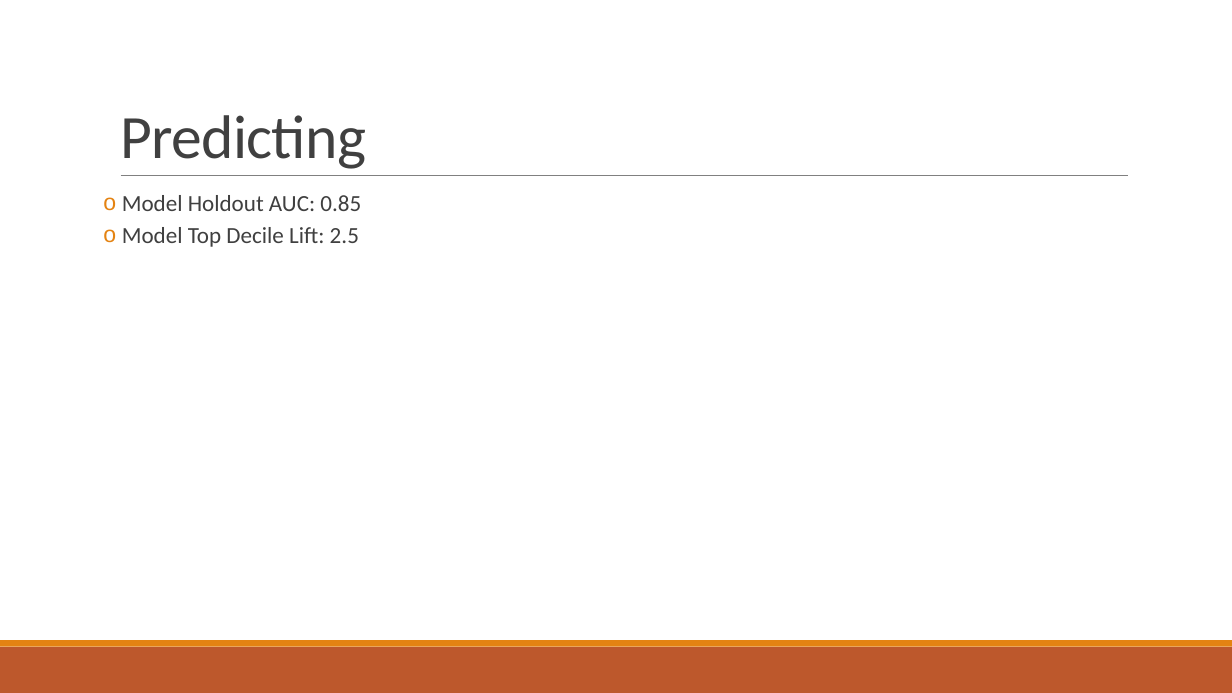
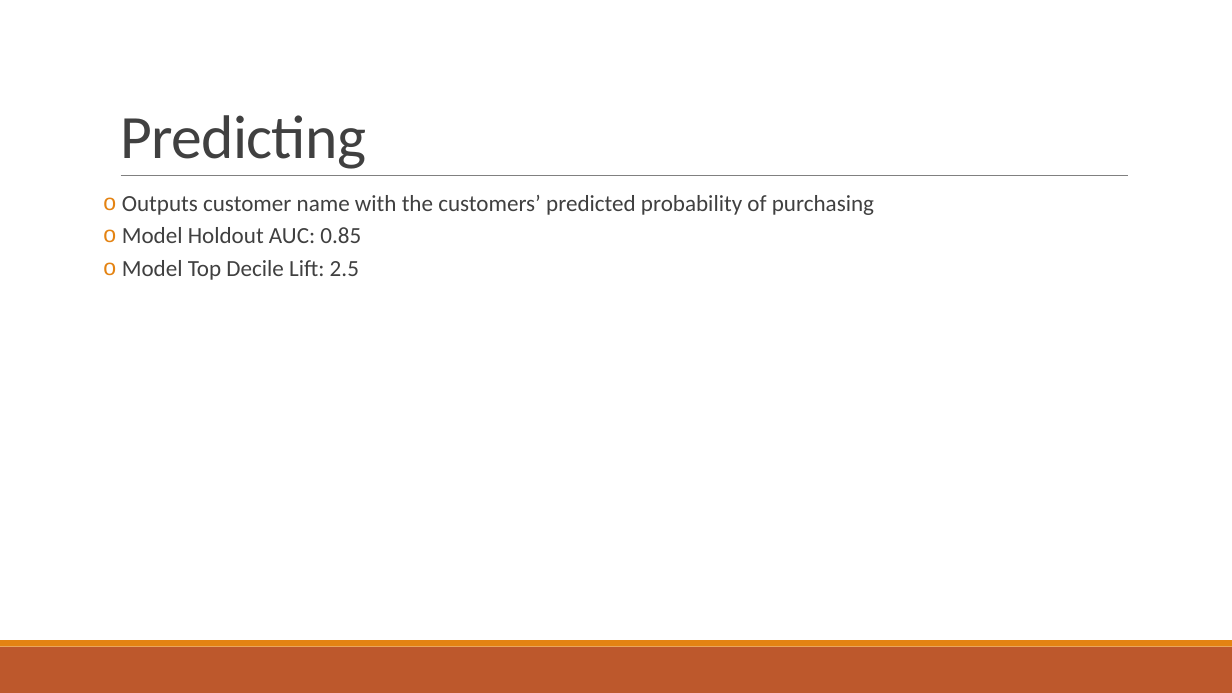
Before and after one commit to bcurtsinger64/BZAN-554-Case-1, a slide deck: slide 6 of Group_9.pptx. Drawn at 1232x693 pixels with LibreOffice and Linux fonts; fonts in the diff are those of the drawing. Boxes give left, top, right and bottom in pixels: in the first picture for what was removed or moved away, otherwise in the second. Text is boxed around its words. In the diff, an @@ line names an element or a change of style, - is before the commit and + after.

```diff
--- a/Group_9.pptx
+++ b/Group_9.pptx
@@ text at [122,195,874,215]: paragraph added @@
+  o Outputs customer name with the customers’ predicted probability of purchasing
```
Also in this commit, not shown: 2 other slides changed, 1 other file.
